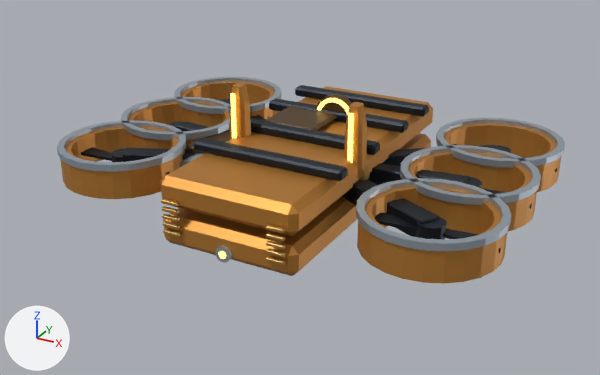
The glTF model public/assets/models/reference/s02.glb: old version first, new version second.
Before and after are seen from a 50 mm lens placed at (4.43, -8.36, 5.15), pointed at (-0.01, -0.29, 1.12). The lights are fixed; the arrows at lower left show +X, +Y and +Z. The picture after the commit comes second. Where no turn or scale is listed for an object, it has been applied to the vertices. Vertices at exactly the same position are counted once.

Objects in the first picture: 'Export_emitter_l_armor', 'Export_emitter_l_glow', 'Export_emitter_r_armor', 'Export_emitter_r_glow', 'Export_rotor_l0_dark', 'Export_rotor_r0_dark', 'Export_tilt_armor', 'Export_tilt_brass', 'Export_tilt_dark', 'Export_tilt_shade', 'Export_tilt_steel' and 10 more.
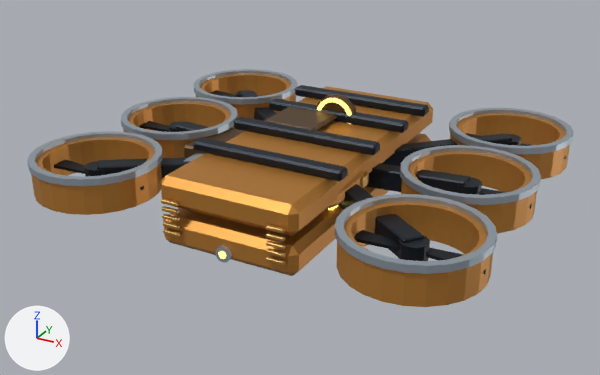
ob_emitter_l is not drawn itself; it is the parent of ob_export_emitter_l_armor, ob_export_emitter_l_brass.
ob_emitter_r is not drawn itself; it is the parent of ob_export_emitter_r_armor, ob_export_emitter_r_brass.

Where the newer file only moved an object's origin or applied its transform, the numbers keep the older frame.

Location of each change, [x1, y1, x2, y2] in pixels of the pictures (600 x 375 px; the box of a moved part takes in the faces that stretch with it):
'Export_tilt_armor', reshaped (8% wider, 15% taller): before [60, 81, 561, 284]; after [31, 74, 570, 307]
'Export_tilt_steel', reshaped (8% wider, 18% taller): before [57, 77, 565, 251]; after [27, 69, 574, 274]
'Export_tilt_dark', reshaped (10% wider, 13% taller): before [122, 85, 499, 237]; after [97, 85, 512, 257]
'Export_emitter_l_armor', moved, turned: before [344, 102, 367, 178]; after [328, 170, 364, 208]
'Export_rotor_r0_dark', moved: before [81, 147, 169, 175]; after [54, 160, 144, 190]
'Export_emitter_r_armor', moved, turned (not visible afterwards): before [230, 83, 251, 139]
'Export_emitter_l_glow', reshaped: before [347, 113, 354, 163]; after [328, 205, 338, 210]
'Export_emitter_r_glow', reshaped (not visible afterwards): before [230, 93, 237, 138]
'Export_emitter_l_brass', moved, turned: before [359, 165, 370, 180]; after [360, 171, 369, 188]
part 3 of me_export_tilt_armor, moved or reshaped: before [60, 126, 185, 199]; after [31, 137, 162, 215]
part 4 of me_export_tilt_armor, moved or reshaped: before [180, 81, 280, 127]; after [196, 74, 296, 119]
part 5 of me_export_tilt_armor, moved or reshaped: before [357, 186, 507, 284]; after [337, 202, 493, 307]
part 6 of me_export_tilt_armor, moved or reshaped: before [444, 123, 561, 192]; after [450, 113, 570, 179]
part 7 of me_export_tilt_dark, moved or reshaped (mostly hidden): before [122, 100, 499, 237]; after [97, 91, 512, 257]
part 8 of me_export_tilt_steel, moved or reshaped: before [57, 121, 186, 172]; after [27, 131, 162, 186]
part 9 of me_export_tilt_steel, moved or reshaped: before [174, 77, 281, 114]; after [194, 69, 297, 105]
part 10 of me_export_tilt_steel, moved or reshaped: before [356, 178, 511, 251]; after [335, 194, 497, 274]
part 11 of me_export_tilt_steel, moved or reshaped: before [436, 118, 565, 168]; after [449, 108, 574, 155]

Patch to the scene script:
```diff
--- a/public/assets/models/reference/s02.glb.py
+++ b/public/assets/models/reference/s02.glb.py
@@ me_export_emitter_l_glow @@
-me_export_emitter_l_glow.from_pydata(...)  # 24 vertices, 44 faces; spans x -0.03..0.03, y -0.153..-0.127, z 0.105..0.755
+me_export_emitter_l_glow.from_pydata(...)  # 24 vertices, 44 faces; spans x -0.03..0.03, y -0.616..-0.076, z -0.213..-0.188
+# me_export_emitter_l_glow part 1: 24 of 24 vertices moved; they spanned x -0.03..0.03, y -0.153..-0.127, z 0.105..0.755 and now span x -0.03..0.03, y -0.616..-0.076, z -0.213..-0.188; mean shift (0.0, -0.206, -0.63)
 me_export_emitter_l_glow.materials.append(mat_glow)
@@ me_export_emitter_r_glow @@
-me_export_emitter_r_glow.from_pydata(...)  # 24 vertices, 44 faces; spans x -0.03..0.03, y -0.153..-0.127, z 0.105..0.755
+me_export_emitter_r_glow.from_pydata(...)  # 24 vertices, 44 faces; spans x -0.03..0.03, y -0.616..-0.076, z -0.213..-0.188
+# me_export_emitter_r_glow part 2: 24 of 24 vertices moved; they spanned x -0.03..0.03, y -0.153..-0.127, z 0.105..0.755 and now span x -0.03..0.03, y -0.616..-0.076, z -0.213..-0.188; mean shift (0.0, -0.206, -0.63)
 me_export_emitter_r_glow.materials.append(mat_glow)
@@ me_export_tilt_armor @@
-me_export_tilt_armor.from_pydata(...)  # 624 vertices, 1240 faces; spans x -2.71..2.71, y -1.95..1.95, z -0.41..0.41
+me_export_tilt_armor.from_pydata(...)  # 624 vertices, 1240 faces; spans x -2.71..2.71, y -2.36..2.36, z -0.41..0.41
+# me_export_tilt_armor part 3: the loose piece of 96 vertices spanning x -2.71..-1.23, y -1.89..-0.41, z -0.09..0.29 is moved by (0.0, -0.47, 0.0)
+# me_export_tilt_armor part 4: the loose piece of 96 vertices spanning x -2.71..-1.23, y 0.41..1.89, z -0.09..0.29 is moved by (0.0, 0.47, 0.0)
+# me_export_tilt_armor part 5: the loose piece of 96 vertices spanning x 1.23..2.71, y -1.89..-0.41, z -0.09..0.29 is moved by (0.0, -0.47, 0.0)
+# me_export_tilt_armor part 6: the loose piece of 96 vertices spanning x 1.23..2.71, y 0.41..1.89, z -0.09..0.29 is moved by (0.0, 0.47, 0.0)
 me_export_tilt_armor.materials.append(mat_armor)
@@ me_export_tilt_dark @@
-me_export_tilt_dark.from_pydata(...)  # 240 vertices, 440 faces; spans x -2.03..2.03, y -1.25..1.44, z -0.13..0.52
+me_export_tilt_dark.from_pydata(...)  # 240 vertices, 440 faces; spans x -2.05..2.05, y -1.71..1.71, z -0.13..0.52
+# me_export_tilt_dark part 7: 96 of 240 vertices moved; they spanned x -2.03..2.03, y -1.25..1.25, z -0.13..0.23 and now span x -2.05..2.05, y -1.71..1.71, z -0.13..0.23; mean shift (0.0, 0.0, 0.0); largest move (-2.03, 1.05, 0.0) -> (-2.05, 1.53, 0.0)
 me_export_tilt_dark.materials.append(mat_dark)
@@ me_export_tilt_steel @@
-me_export_tilt_steel.from_pydata(...)  # 576 vertices, 1152 faces; spans x -2.73..2.73, y -1.91..1.91, z 0.26..0.34
+me_export_tilt_steel.from_pydata(...)  # 576 vertices, 1152 faces; spans x -2.73..2.73, y -2.38..2.38, z 0.26..0.34
+# me_export_tilt_steel part 8: the loose piece of 96 vertices spanning x -2.73..-1.21, y -1.91..-0.39, z 0.26..0.34 is moved by (0.0, -0.47, 0.0)
+# me_export_tilt_steel part 9: the loose piece of 96 vertices spanning x -2.73..-1.21, y 0.39..1.91, z 0.26..0.34 is moved by (0.0, 0.47, 0.0)
+# me_export_tilt_steel part 10: the loose piece of 96 vertices spanning x 1.21..2.73, y -1.91..-0.39, z 0.26..0.34 is moved by (0.0, -0.47, 0.0)
+# me_export_tilt_steel part 11: the loose piece of 96 vertices spanning x 1.21..2.73, y 0.39..1.91, z 0.26..0.34 is moved by (0.0, 0.47, 0.0)
 me_export_tilt_steel.materials.append(mat_steel)
@@ ob_emitter_l @@
 ob_emitter_l.parent = ob_tilt
-ob_emitter_l.location = (0.765, -0.4, 0.2)
+ob_emitter_l.location = (0.765, -0.4, 0.14)
+ob_emitter_l.rotation_euler = (1.571, 0.0, 0.0)  # degrees (90, 0, 0)
@@ ob_emitter_r @@
 ob_emitter_r.parent = ob_tilt
-ob_emitter_r.location = (-0.765, -0.4, 0.2)
+ob_emitter_r.location = (-0.765, -0.4, 0.14)
+ob_emitter_r.rotation_euler = (1.571, 0.0, 0.0)  # degrees (90, 0, 0)
@@ ob_export_rotor_r0_dark @@
 ob_export_rotor_r0_dark = bpy.data.objects.new('Export_rotor_r0_dark', me_export_rotor_r0_dark)
-ob_export_rotor_r0_dark.location = (-1.972, -1.15, 1.401)
+ob_export_rotor_r0_dark.location = (-1.972, -1.62, 1.401)
```
